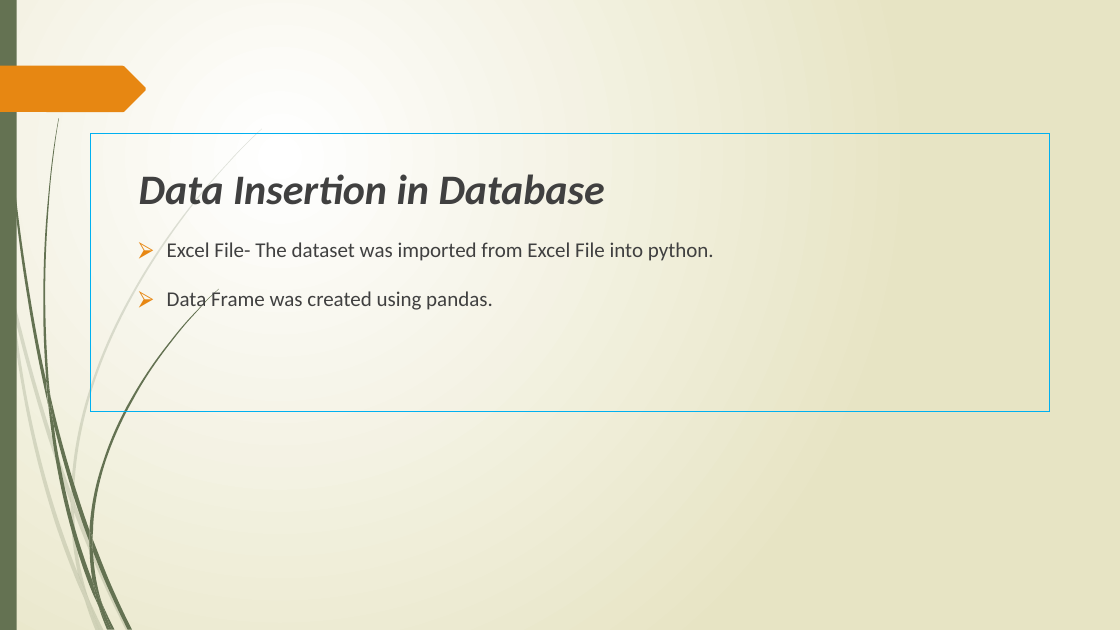
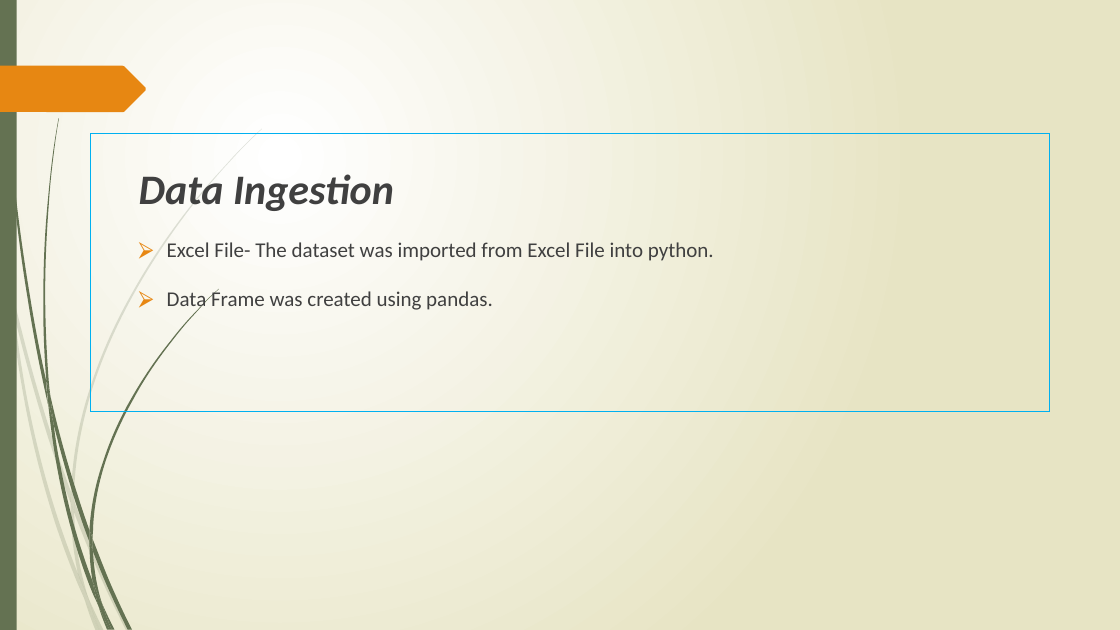
Before and after one commit to VaibhavJoshi95/Internship-InsurancePremiumPrediction, a slide deck: slide 5 of Documents/Insurance Premium Prediction.pptx. Drawn at 1120x630 pixels with LibreOffice and Linux fonts; fonts in the diff are those of the drawing. Boxes give left, top, right and bottom in pixels: in the first picture for what was removed or moved away, otherwise in the second. Text is boxed around its words. In the diff, an @@ line names an element or a change of style, - is before the commit and + after.

```diff
--- a/Documents/Insurance Premium Prediction.pptx
+++ b/Documents/Insurance Premium Prediction.pptx
@@ text at <box>139,174,394,211</box>: text changed @@
-  Data Insertion in Database
+  Data Ingestion
```
Also in this commit, not shown: 1 other slide changed, 1 other file.
